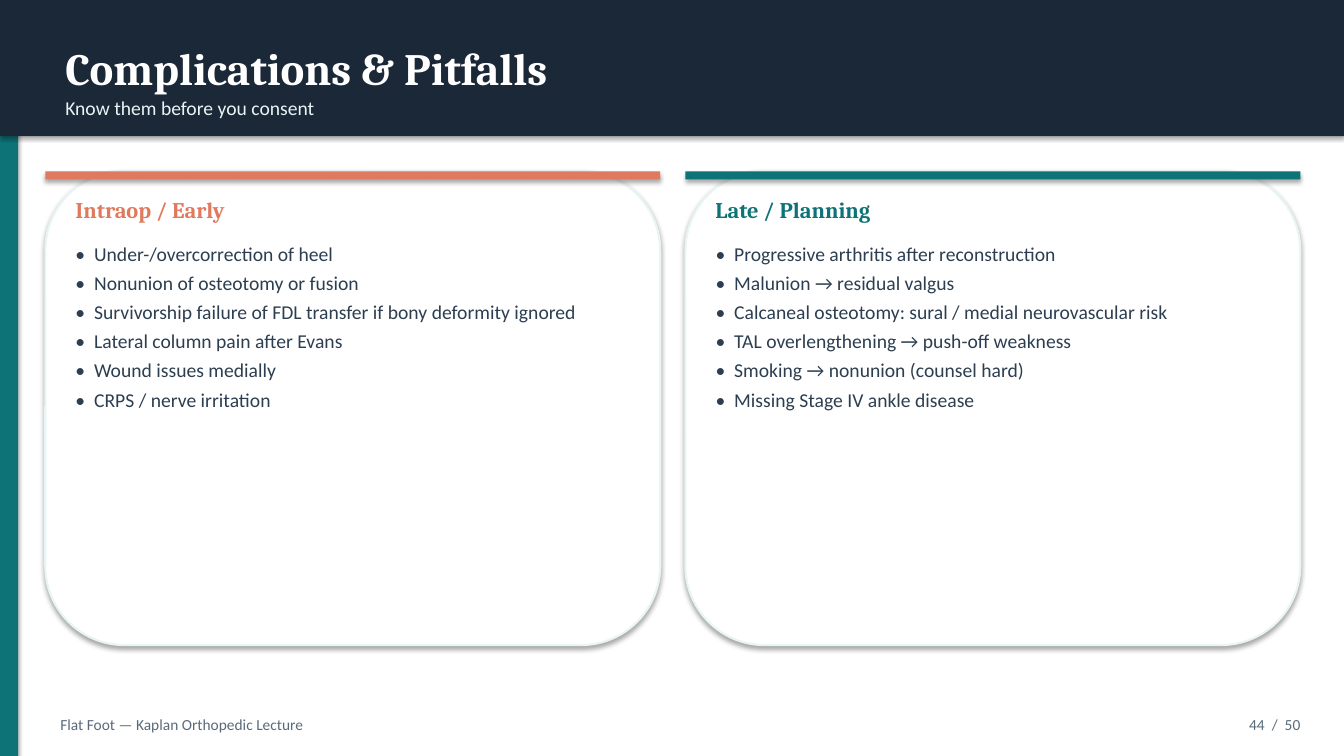
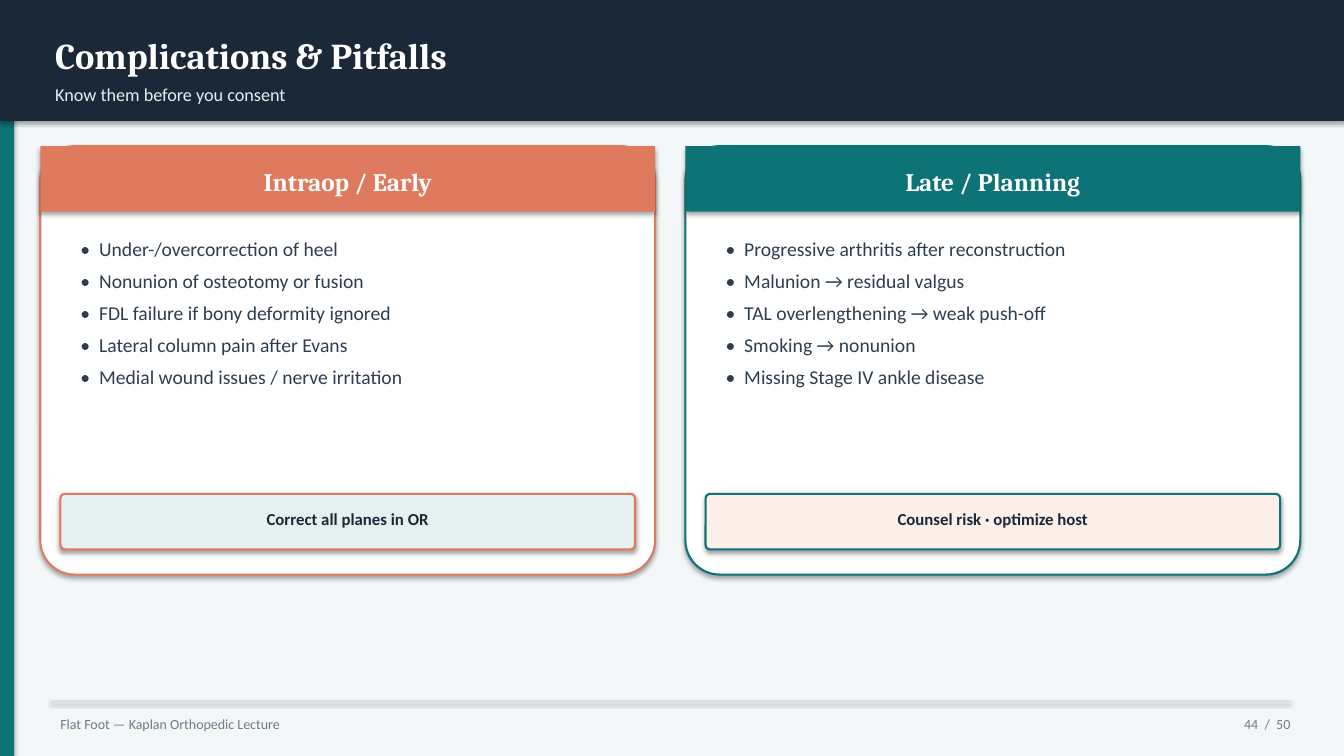
Before and after one commit to AhmedMohsen74/Ahmed-Mohsen-Mohamed, a slide deck: slide 44 of flatfoot-lecture/Flat_Foot_Kaplan_Orthopedic_Lecture.pptx. Drawn at 1344x756 pixels with LibreOffice and Linux fonts; fonts in the diff are those of the drawing. Boxes give left, top, right and bottom in pixels: in the first picture for what was removed or moved away, otherwise in the second. Text is boxed around its words. In the diff, an @@ line names an element or a change of style, - is before the commit and + after.

```diff
--- a/flatfoot-lecture/Flat_Foot_Kaplan_Orthopedic_Lecture.pptx
+++ b/flatfoot-lecture/Flat_Foot_Kaplan_Orthopedic_Lecture.pptx
@@ rectangle: place and size @@
-rectangle at <box>0,0,18,756</box>
+rectangle at <box>0,0,14,756</box>
@@ rectangle: place and size @@
-rectangle at <box>0,0,1344,136</box>
+rectangle at <box>0,0,1344,121</box>
@@ rectangle added at <box>0,0,1344,756</box>, fill #F4F7F8 @@
@@ text "Complications & Pitfalls": place and size @@
-text "Complications & Pitfalls" at <box>65,53,547,95</box>
+text "Complications & Pitfalls" at <box>55,43,447,77</box>
@@ text "Complications & Pitfalls" at <box>55,43,447,77</box>: size 32 to 26 pt @@
@@ text "Know them before you consent": place and size @@
-text "Know them before you consent" at <box>65,101,314,118</box>
+text "Know them before you consent" at <box>55,88,285,104</box>
@@ text "Know them before you consent" at <box>55,88,285,104</box>: size 14 to 13 pt, text colour #E8F5F4 to #E4F1F0 @@
@@ rectangle: place and size @@
-rectangle at <box>45,171,660,179</box>
+rectangle at <box>40,146,655,212</box>
@@ rounded rectangle: place and size @@
-rounded rectangle at <box>45,171,660,645</box>
+rounded rectangle at <box>40,146,655,575</box>
@@ rounded rectangle at <box>40,146,655,575</box>: outline #E8F5F4 1.5 pt to #E07A5F 1.5 pt; proportions changed @@
@@ rectangle: place and size @@
-rectangle at <box>686,171,1301,179</box>
+rectangle at <box>686,146,1301,212</box>
@@ rounded rectangle: place and size @@
-rounded rectangle at <box>686,171,1301,645</box>
+rounded rectangle at <box>686,146,1301,575</box>
@@ rounded rectangle at <box>686,146,1301,575</box>: outline #E8F5F4 1.5 pt to #0D7377 1.5 pt; proportions changed @@
@@ text "Intraop / Early": place and size @@
-text "Intraop / Early" at <box>75,202,224,223</box>
+text "Intraop / Early" at <box>264,173,432,197</box>
@@ text "Intraop / Early" at <box>264,173,432,197</box>: size 16 to 18 pt, text colour #E07A5F to #FFFFFF; alignment left to centre @@
@@ text "Late / Planning": place and size @@
-text "Late / Planning" at <box>715,202,871,223</box>
+text "Late / Planning" at <box>906,173,1080,197</box>
@@ text "Late / Planning" at <box>906,173,1080,197</box>: size 16 to 18 pt, text colour #0D7377 to #FFFFFF; alignment left to centre @@
@@ text "• Progressive arthritis after reconstruction": place and size @@
-text "• Progressive arthritis after reconstruction" at <box>734,247,1167,411</box>
+text "• Progressive arthritis after reconstruction" at <box>744,242,1065,388</box>
@@ text at <box>99,242,364,355</box>: more space between paragraphs @@
@@ text at <box>744,242,1065,388</box>: more space between paragraphs @@
@@ text at <box>99,306,391,324</box>: text changed @@
-• Survivorship failure of FDL transfer if bony deformity ignored
+• FDL failure if bony deformity ignored
@@ text at <box>744,306,1045,356</box>: text changed @@
-• Calcaneal osteotomy: sural / medial neurovascular risk
-• TAL overlengthening → push-off weakness
-• Smoking → nonunion (counsel hard)
+• TAL overlengthening → weak push-off
+• Smoking → nonunion
@@ text at <box>99,370,402,384</box>: text changed @@
-• Wound issues medially
-• CRPS / nerve irritation
+• Medial wound issues / nerve irritation
@@ rounded rectangle added at <box>60,494,635,549</box>, fill #E4F1F0, outline #E07A5F 1.5 pt @@
@@ rounded rectangle added at <box>706,494,1280,549</box>, fill #FDF0EB, outline #0D7377 1.5 pt @@
@@ text added at <box>267,513,429,528</box>, 12 pt, text #1B2838, bold @@
+Correct all planes in OR
@@ text added at <box>898,513,1087,528</box>, 12 pt, text #1B2838, bold @@
+Counsel risk · optimize host
@@ text "Flat Foot — Kaplan Orthopedic ..." at <box>60,719,279,731</box>: size 11 to 10 pt, text colour #5A6A7A to #6B7C8A @@
@@ rectangle added at <box>50,701,1291,702</box>, fill #D0DCE0 @@
@@ text "44 / 50" at <box>1244,720,1290,729</box>: size 11 to 10 pt, text colour #5A6A7A to #6B7C8A @@
```
Also in this commit, not shown: 49 other slides changed, 14 other files.
